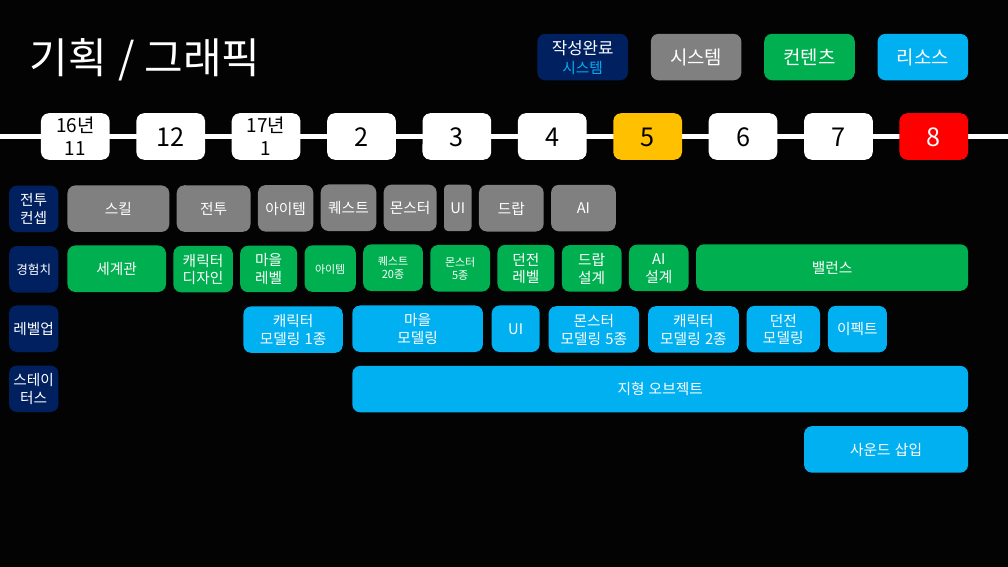
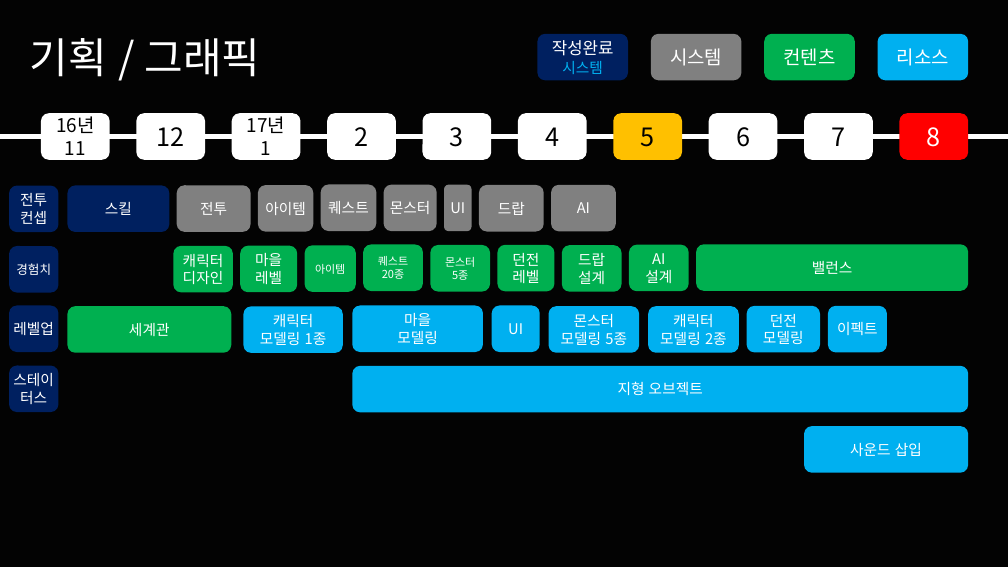
Before and after one commit to korleinster/gamebusdriver, a slide deck: slide 23 of documents/노루막이_김형준_신창섭_홍승필_허지훈.pptx. Drawn at 1008x567 pixels with LibreOffice and Linux fonts; fonts in the diff are those of the drawing; background and template pictures are left out. Boxes give left, top, right and bottom in pixels: in the first picture for what was removed or moved away, otherwise in the second. Text is boxed around its words. In the diff, an @@ line names an element or a change of style, - is before the commit and + after.

```diff
--- a/documents/노루막이_김형준_신창섭_홍승필_허지훈.pptx
+++ b/documents/노루막이_김형준_신창섭_홍승필_허지훈.pptx
@@ rounded rectangle "스킬" at (x1=67, y1=185, x2=169, y2=232): fill #808080 to #00205F @@
@@ rounded rectangle "세계관" resized from (x1=67, y1=246, x2=166, y2=293) to (x1=67, y1=306, x2=231, y2=353) @@
```
Also in this commit, not shown: 6 other slides changed.
